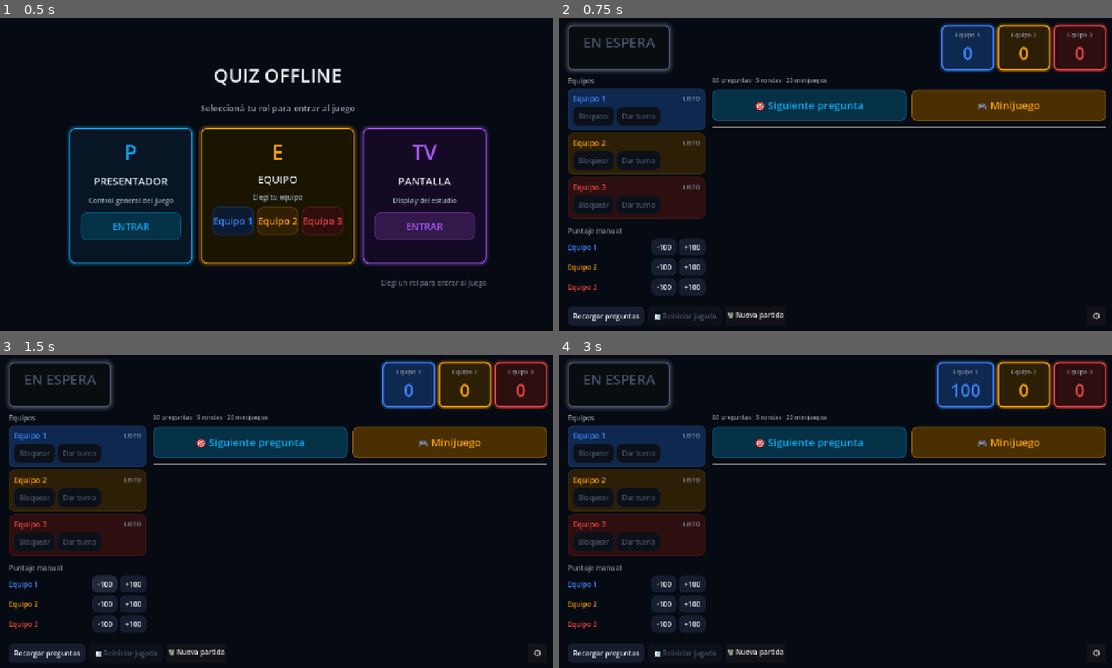
Above: before the commit, frames 1-4 (two rows, left to right).
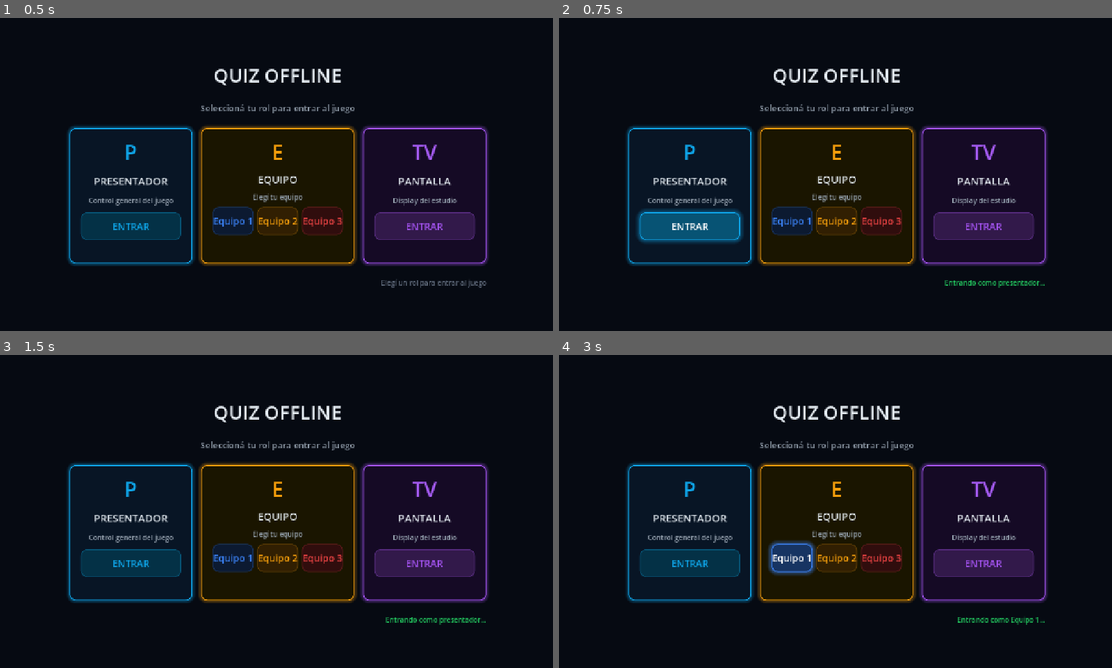
Above: after the commit, the same moments.

Repository: danielgap/touring-snake
Game: Godot game, scene res://main.tscn
Same seed, same stepped clock (60 frames per second), same inputs: the game is played once before the commit and once after it.
Inputs (mouse positions are in pixels of both pictures, inside the frame that each line leads up to):
- Up to frame 1 (0.5 s): no input
- Up to frame 2 (0.75 s): click "ENTRAR" at 0.5 s
- Up to frame 3 (1.5 s): click (105, 583) at 1.25 s, where only the run before the commit has a clickable "-100"
- Up to frame 4 (3 s): click (691, 583) at 2 s, where only the run before the commit has a clickable "+100"; click (791, 558) at 2.75 s, where only the run after the commit has a clickable "Equipo 1"

Frame 1 is identical in both runs. In frame 2, 33% of the frame differs, in the area x 1-100%, y 1-99%; in frame 3, 32%; in frame 4, 33%.
Error after the commit: Parse Error: Cannot find member "CONFIG" in base "MessageTopics". (res://autoload/game_service.gd:94)

Commit message:
fix: MQTT config broadcasting — 3 criticals + warnings
- Declare team_count_changed signal in show_config.gd (was missing, runtime error)
- Use retain=true on config publish so late-joining devices receive it
- Defer publish_config() until broker connected (async MQTT fix)
- Add type validation in apply_remote_config() to reject malformed payloads
- Re-publish config on MQTT reconnect for presenter
- Remove unnecessary publish_config() from _apply_presenter_question()

Diff:
--- a/quiz/godot/autoload/game_service.gd
+++ b/quiz/godot/autoload/game_service.gd
@@ -21,6 +21,7 @@
 var _random: RandomNumberGenerator = RandomNumberGenerator.new()
 var _can_persist_presenter_session: bool = false
 var _pending_presenter_snapshot_publish: bool = false
+var _pending_config_publish: bool = false
 
 
 func _ready() -> void:
@@ -90,6 +91,10 @@
 	MqttBus.subscribe_topic(MessageTopics.POINTS, COMMAND_QOS)
 	MqttBus.subscribe_topic(MessageTopics.TABLET_LOCK, COMMAND_QOS)
 	MqttBus.subscribe_topic(MessageTopics.BUZZER, COMMAND_QOS)
+	MqttBus.subscribe_topic(MessageTopics.CONFIG, COMMAND_QOS)
+	# Presenter broadcasts config to all devices on startup
+	if role == Enums.AppRole.PRESENTER:
+		publish_config()
 	emit_signal("role_initialized", role)
 
 
@@ -574,6 +579,20 @@
 		},
 		false,
 		COMMAND_QOS
+	)
+
+
+func publish_config() -> void:
+	if AppState.selected_role != Enums.AppRole.PRESENTER:
+		return
+	if not MqttBus.is_broker_connected():
+		_pending_config_publish = true
+		return
+	MqttBus.publish_json(
+		MessageTopics.CONFIG,
+		ShowConfig.get_broadcast_config(),
+		SNAPSHOT_RETAIN,
+		SNAPSHOT_QOS
 	)
 
 
@@ -692,6 +711,11 @@
 			AppState.apply_game_state(lock_state)
 		MessageTopics.BUZZER:
 			_on_buzzer_message(payload)
+		MessageTopics.CONFIG:
+			if AppState.selected_role == Enums.AppRole.PRESENTER:
+				return
+			if typeof(payload) == TYPE_DICTIONARY:
+				ShowConfig.apply_remote_config(payload)
 
 
 func _on_questions_loaded(_count: int) -> void:
@@ -897,9 +921,18 @@
 
 
 func _on_mqtt_connected() -> void:
-	if AppState.selected_role != Enums.AppRole.PRESENTER or not _pending_presenter_snapshot_publish:
-		return
-	_publish_state(AppState.current_state)
+	if AppState.selected_role != Enums.AppRole.PRESENTER:
+		return
+	if _pending_presenter_snapshot_publish:
+		_publish_state(AppState.current_state)
+	if _pending_config_publish:
+		_pending_config_publish = false
+		MqttBus.publish_json(
+			MessageTopics.CONFIG,
+			ShowConfig.get_broadcast_config(),
+			SNAPSHOT_RETAIN,
+			SNAPSHOT_QOS
+		)
 
 
 func _sync_persisted_question_reference(state: GameState = AppState.current_state) -> void:
--- a/quiz/godot/autoload/show_config.gd
+++ b/quiz/godot/autoload/show_config.gd
@@ -5,6 +5,7 @@
 ## Saves always go to user://show_config.json (survives re-exports)
 
 signal config_changed()
+signal team_count_changed(count: int)
 signal questions_file_changed(path: String)
 signal minigames_file_changed(path: String)
 signal images_folder_changed(path: String)
@@ -201,6 +202,56 @@
 	return _config.duplicate(true)
 
 
+## Config keys that are broadcast from presenter to all devices.
+const BROADCAST_KEYS: PackedStringArray = [
+	"show_name", "subtitle", "team_count", "teams",
+	"points_correct", "points_incorrect", "buzzer_mode_enabled",
+]
+
+
+## Returns only the config values that should be broadcast to other devices.
+func get_broadcast_config() -> Dictionary:
+	var result: Dictionary = {}
+	for key: String in BROADCAST_KEYS:
+		if _config.has(key):
+			result[key] = _config[key]
+	return result
+
+
+## Applies config received from presenter via MQTT.
+## Only overwrites broadcastable keys — never touches local paths (mqtt_host, files).
+## Validates types to prevent malformed payloads from corrupting config.
+func apply_remote_config(remote: Dictionary) -> void:
+	if typeof(remote) != TYPE_DICTIONARY:
+		return
+	var changed: bool = false
+	var expected_types: Dictionary = {
+		"show_name": TYPE_STRING,
+		"subtitle": TYPE_STRING,
+		"team_count": TYPE_FLOAT,  # JSON numbers arrive as float in Godot
+		"teams": TYPE_ARRAY,
+		"points_correct": TYPE_FLOAT,
+		"points_incorrect": TYPE_FLOAT,
+		"buzzer_mode_enabled": TYPE_BOOL,
+	}
+	for key: String in BROADCAST_KEYS:
+		if not remote.has(key):
+			continue
+		var expected: int = expected_types.get(key, TYPE_NIL)
+		var value: Variant = remote[key]
+		# Accept int where float is expected (JSON deserialization variance)
+		if expected == TYPE_FLOAT and typeof(value) == TYPE_INT:
+			value = float(value)
+		if expected != TYPE_NIL and typeof(value) != expected:
+			push_warning("ShowConfig: remote config key '%s' has wrong type %d (expected %d) — skipped" % [key, typeof(value), expected])
+			continue
+		_config[key] = value
+		changed = true
+	if changed:
+		save_config()
+		emit_signal("team_count_changed", get_team_count())
+
+
 # ═══════════════════════════════════════════════════════════════════
 #  Setters — called from settings panel
 # ═══════════════════════════════════════════════════════════════════
